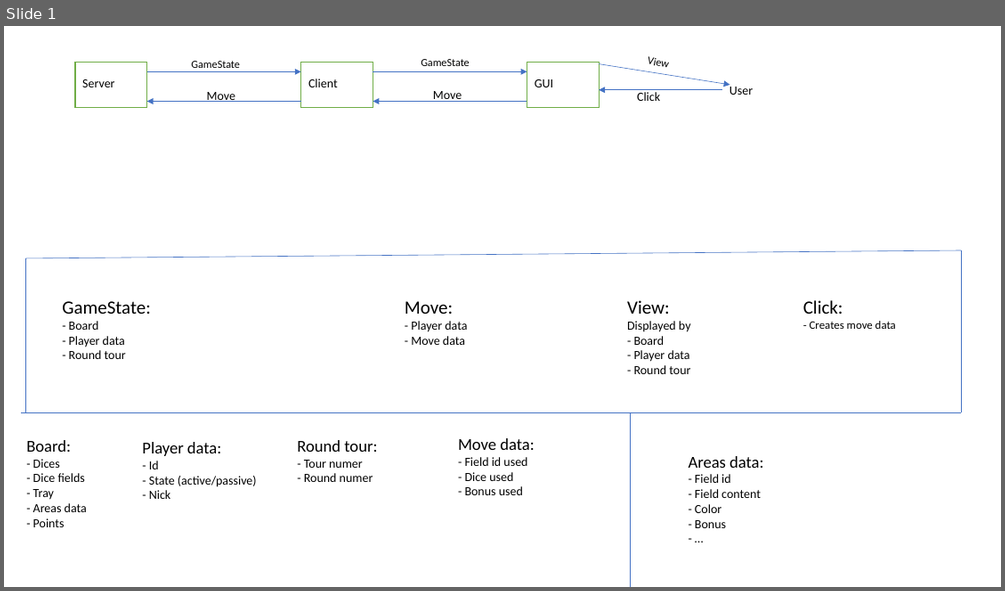
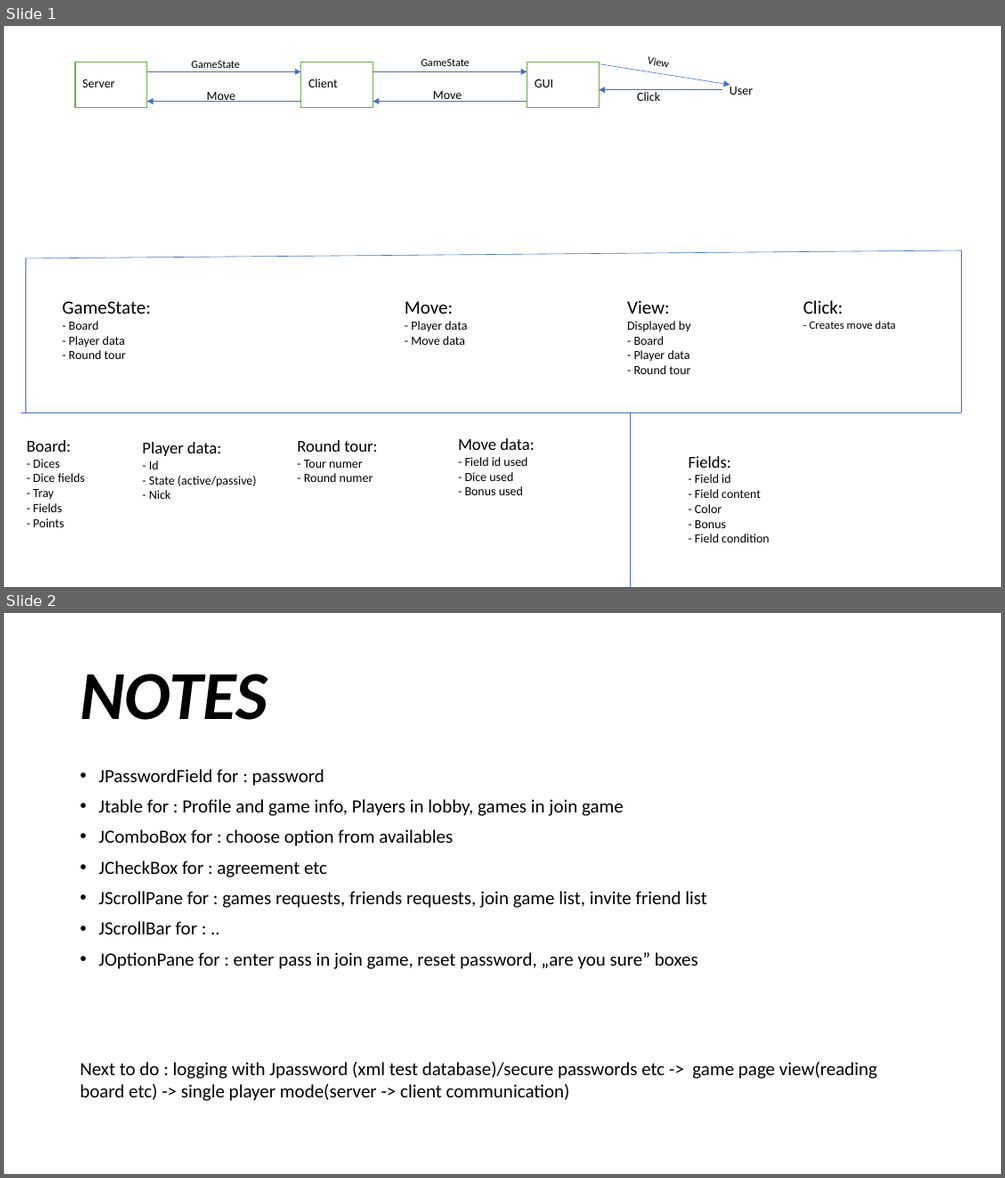
Before and after one commit to szymiar/Ganz-shon-clever, a slide deck: GanzShonClever_plan.pptx. Shown one above the other, each under a label of ours: slide 1 before the commit, slides 1 and 2 after it. The pictures are 1005x591 and 1005x1178 pixels, drawn with LibreOffice and Linux fonts; fonts in the diff are those of the drawing. Boxes give left, top, right and bottom in pixels: in the first picture for what was removed or moved away, otherwise in the second. Text is boxed around its words. In the diff, an @@ line names an element or a change of style, - is before the commit and + after.

```diff
--- a/GanzShonClever_plan.pptx
+++ b/GanzShonClever_plan.pptx
@@ slide 2 added at bbox=[4, 613, 1001, 1174], background #FFFFFF @@
@@ title added at bbox=[80, 674, 267, 720], 66 pt, text #000000, bold, italic @@
+NOTES
@@ text added at bbox=[98, 769, 707, 969], 18 pt, text #000000 @@
+• JPasswordField for : password
+• Jtable for : Profile and game info, Players in lobby, games in join game
+• JComboBox for : choose option from availables
+• JCheckBox for : agreement etc
+• JScrollPane for : games requests, friends requests, join game list, invite friend list
+• JScrollBar for : ..
+• JOptionPane for : enter pass in join game, reset password, „are you sure” boxes
@@ text added at bbox=[80, 1062, 877, 1101], 18 pt, text #000000 @@
+Next to do : logging with Jpassword (xml test database)/secure passwords etc -> game page view(reading board etc) -> single player mode(server -> client communication)
@@ slide 1 changed as well @@
@@ text at bbox=[33, 459, 85, 527]: text changed @@
-Board:
-- Dices
-- Dice fields
-- Tray
-- Areas data
-- Points
+Board:
+- Dices
+- Dice fields
+- Tray
+- Fields
+- Points
@@ text at bbox=[688, 456, 769, 542]: text changed @@
-Areas data:
-- Field id
-- Field content
-- Color
-- Bonus
-- …
+Fields:
+- Field id
+- Field content
+- Color
+- Bonus
+- Field condition
```
Also in this commit, not shown: 13 other slides added.
